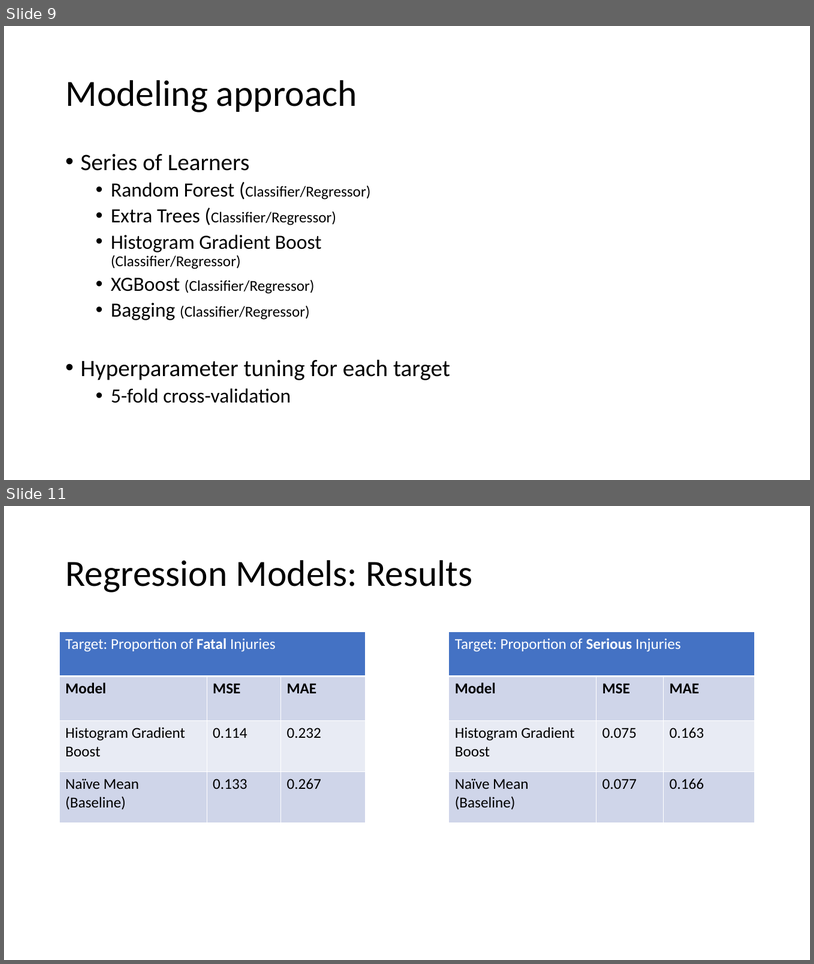
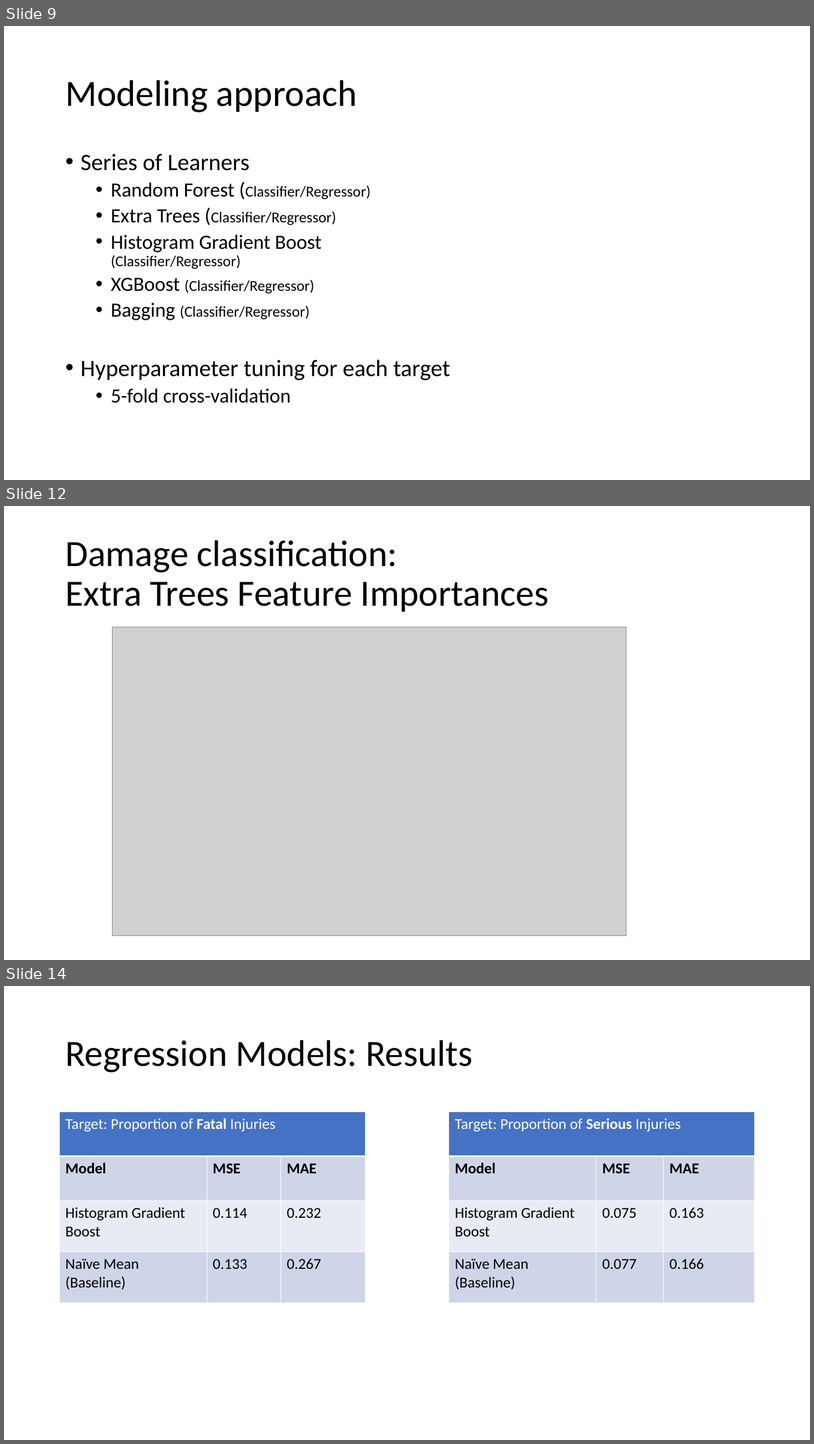
Before and after one commit to TheErdosInstitute-Summer2025-Project/aviation-project, a slide deck: deliverables/presentationcopy.pptx. Shown one above the other, each under a label of ours: slides 9 and 11 before the commit, slides 9, 12 and 14 after it; the slides between them are not shown. The pictures are 814x964 and 814x1444 pixels, drawn with LibreOffice and Linux fonts; fonts in the diff are those of the drawing; grey boxes stand for pictures. Boxes give left, top, right and bottom in pixels: in the first picture for what was removed or moved away, otherwise in the second. Text is boxed around its words. In the diff, an @@ line names an element or a change of style, - is before the commit and + after.

Commit message:
add classification modeling approach slides; minor updates

```diff
--- a/deliverables/presentationcopy.pptx
+++ b/deliverables/presentationcopy.pptx
@@ slide 12 added at (4,506,810,960), background #FFFFFF @@
@@ title added at (65,540,549,612), 44 pt, text #000000 @@
+Damage classification:
+Extra Trees Feature Importances
@@ picture added at (112,627,626,936) @@
@@ what was slide 11 is now slide 14 @@
```
Also in this commit, not shown: 1 slide changed, 2 other slides added, 1 other file.
